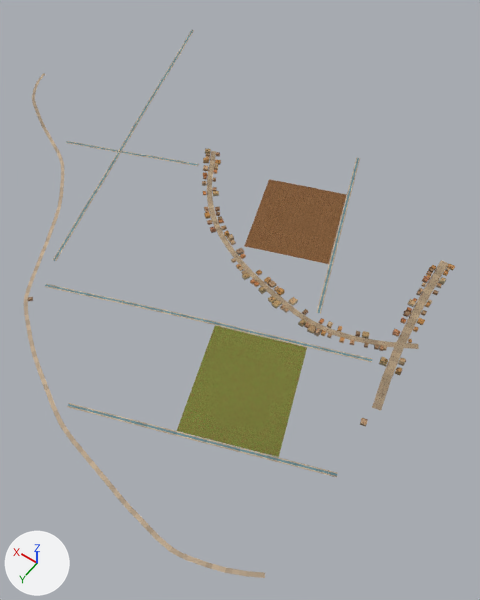
Renders of the glTF model media/models/architecture/uruk_quarter_14.glb from each side of a commit.
Rendered twice from a camera (50 mm lens) standing at (-839.0, 425.0, 873.0) and looking at (-395.0, -196.0, -102.0). Lighting does not change. The marker at lower left points along +X, +Y and +Z. The older version comes first. Vertices at exactly the same position are counted once.

The first picture shows 'uruk_quarter_14'.
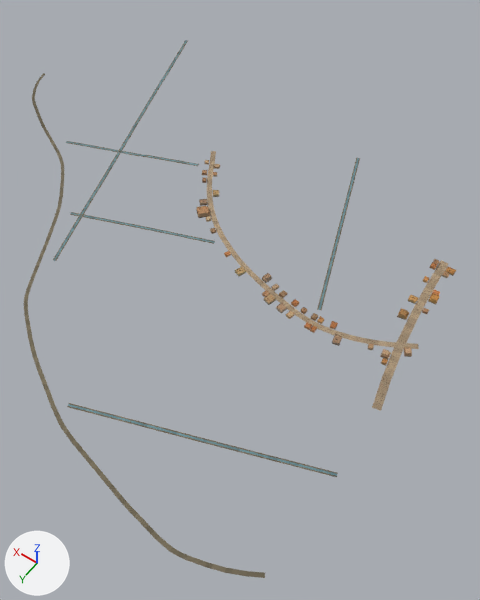
Location of each change, [x1, y1, x2, y2] in pixels of the pictures (480 x 600 px; the box of a moved part takes in the faces that stretch with it):
'uruk_quarter_14', surface changed, reshaped: before [24, 30, 455, 578]; after [24, 40, 456, 578]
part 1 of me_uruk_quarter_14, moved or reshaped: before [380, 357, 386, 362]; after [382, 349, 389, 355]
part 2 of me_uruk_quarter_14, deleted: before [28, 148, 455, 457]
part 3 of me_uruk_quarter_14, moved or reshaped: before [24, 30, 455, 366]; after [24, 40, 456, 366]
part 4 of me_uruk_quarter_14, moved or reshaped: [51, 405, 122, 496] in both
part 5 of me_uruk_quarter_14, moved or reshaped: [36, 111, 53, 141] in both

Patch to the scene script:
```diff
--- a/media/models/architecture/uruk_quarter_14.glb.py
+++ b/media/models/architecture/uruk_quarter_14.glb.py
@@ mat_earth @@
 n2 = _N.new('ShaderNodeMix'); n2.name = 'Mix'
 n2.inputs[0].default_value = 1.0  # 'Factor'
-n2.inputs[7].default_value = (0.56, 0.43, 0.3, 1.0)  # 'B', beige #c5af95
+n2.inputs[7].default_value = (0.2, 0.17, 0.11, 1.0)  # 'B', dark yellow #7c735d
 n3 = _N.new('ShaderNodeVertexColor'); n3.name = 'Color Attribute'
@@ me_uruk_quarter_14 @@
 # used by ob_uruk_quarter_14; location = (0.0, 0.0, 0.0)
-me_uruk_quarter_14.from_pydata(...)  # 9915 vertices, 11255 faces; spans x -731.0..296.0, y -739.0..256.0, z -1.0..15.0
+me_uruk_quarter_14.from_pydata(...)  # 5897 vertices, 7497 faces; spans x -731.0..296.0, y -694.0..256.0, z -1.0..16.0
+# me_uruk_quarter_14 part 1: the loose piece of 4 vertices spanning x -697.0..-688.0, y -163.0..-154.0, z 9.0 is moved by (3.0, -14.0, 0.0)
+# me_uruk_quarter_14 part 2: 1113 loose pieces with 4791 vertices, spanning x -726.0..-157.0, y -402.0..118.0, z 1.0..15.0, are deleted
+# me_uruk_quarter_14 part 3: 61 vertices moved within x -699.0..-47.0, y -497.0..-94.0, z 3.0..12.0; 3066 vertices removed from x -703.0..135.0, y -739.0..128.0, z 1.0..15.0; 3839 vertices added at x -725.0..119.0, y -694.0..128.0, z 1.0..16.0
+# me_uruk_quarter_14 part 4: 5 vertices removed from x -497.0..-344.0, y 193.0..234.0, z 3.0..4.0; 5 vertices added at x -497.0..-344.0, y 193.0..234.0, z 2.0..3.0
+# me_uruk_quarter_14 part 5: 3 vertices removed from x 121.0..204.0, y -289.0..-244.0, z 0.0..2.0; 3 vertices added at x 121.0..204.0, y -289.0..-244.0, z -1.0..1.0
+# other edits to the shape of me_uruk_quarter_14 do not show in these pictures
 me_uruk_quarter_14.materials.append(mat_paving)
@@ me_uruk_quarter_14 @@
 me_uruk_quarter_14.materials.append(mat_canal)
-me_uruk_quarter_14.materials.append(mat_crop)
-me_uruk_quarter_14.materials.append(mat_plowed)
 me_uruk_quarter_14.materials.append(mat_plaster)
@@ me_uruk_quarter_14 @@
 me_uruk_quarter_14.materials.append(mat_door)
-me_uruk_quarter_14.materials.append(mat_wood)
 me_uruk_quarter_14.materials.append(mat_bakedbrick)
-me_uruk_quarter_14.materials.append(mat_embers)
-me_uruk_quarter_14.materials.append(mat_charcoal)
-me_uruk_quarter_14.materials.append(mat_iron)
-me_uruk_quarter_14.materials.append(mat_water)
-me_uruk_quarter_14.materials.append(mat_copper)
-me_uruk_quarter_14.materials.append(mat_clay)
```
